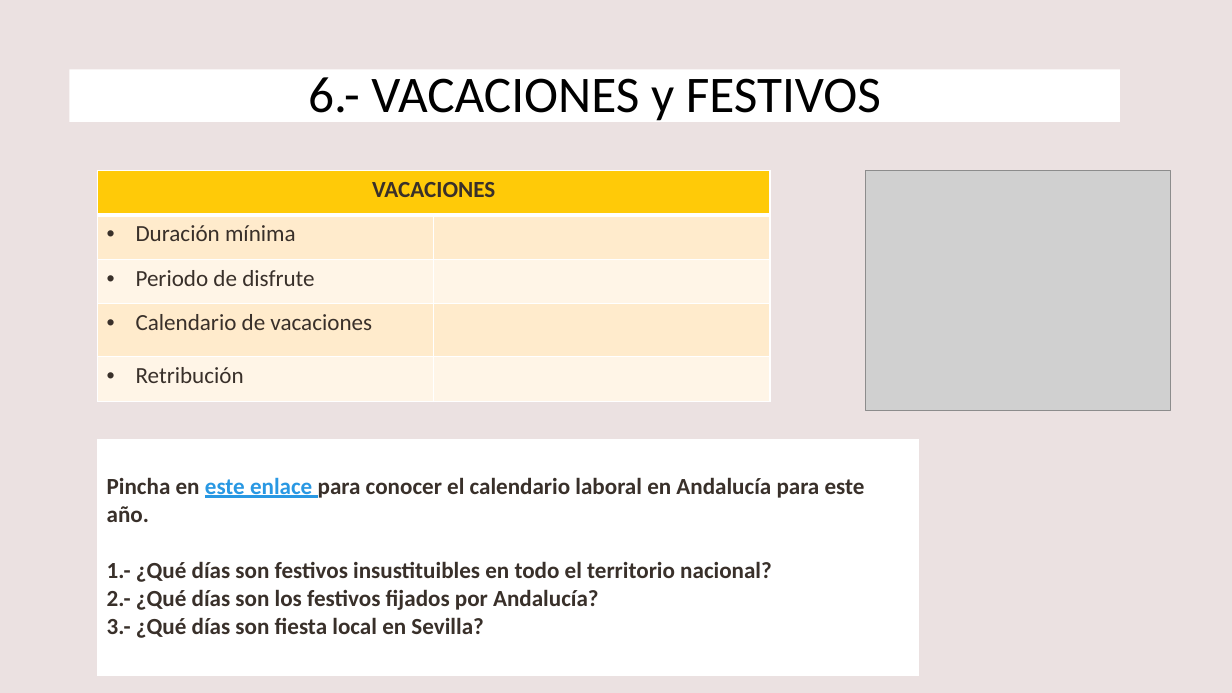
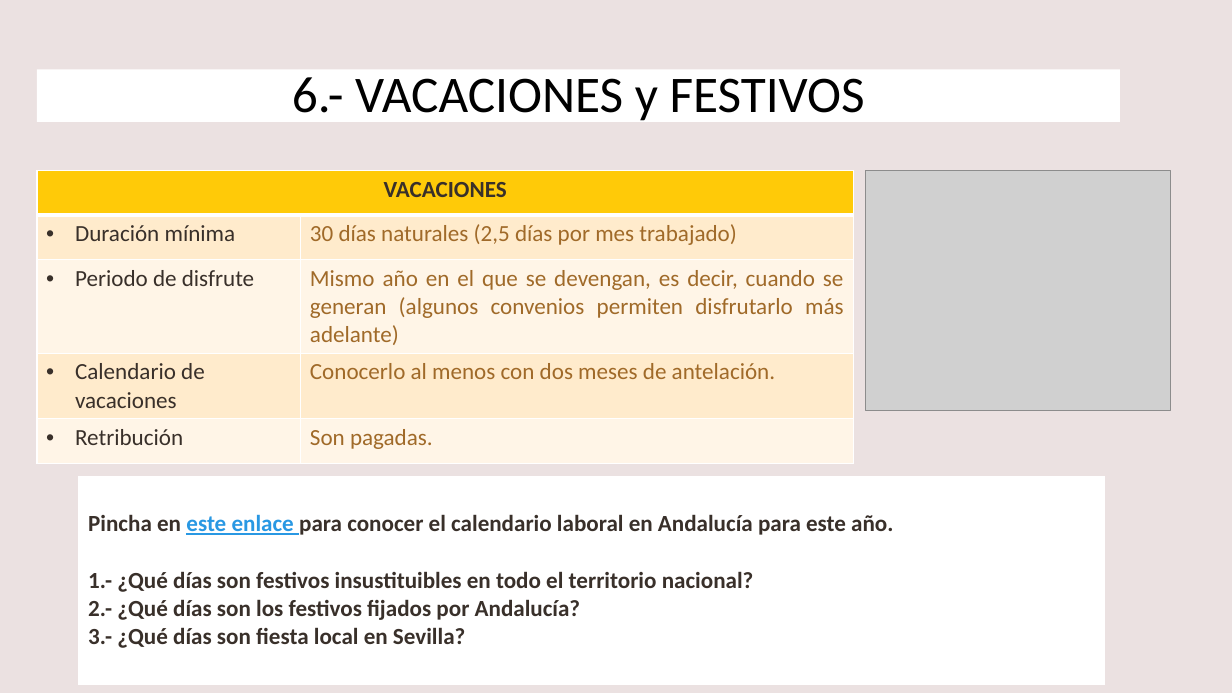
Before and after one commit to DiMaPaGa/daw1, a slide deck: slide 9 of PROGRAMACION/FOL/TEMA 3 FOL 2023 2024.pptx. Drawn at 1232x693 pixels with LibreOffice and Linux fonts; fonts in the diff are those of the drawing; grey boxes stand for pictures. Boxes give left, top, right and bottom in pixels: in the first picture for what was removed or moved away, otherwise in the second. Text is boxed around its words. In the diff, an @@ line names an element or a change of style, - is before the commit and + after.

```diff
--- a/PROGRAMACION/FOL/TEMA 3 FOL 2023 2024.pptx
+++ b/PROGRAMACION/FOL/TEMA 3 FOL 2023 2024.pptx
@@ title "6.- VACACIONES y FESTIVOS" resized from (x1=69, y1=69, x2=1120, y2=122) to (x1=37, y1=69, x2=1120, y2=122) @@
@@ table at (x1=37, y1=171, x2=853, y2=461) @@
-row 2, column 2: 
+row 2, column 2: 30 días naturales (2,5 días por mes trabajado)
-row 3, column 2: 
+row 3, column 2: Mismo año en el que se devengan, es decir, cuando se generan (algunos convenios permiten disfrutarlo más adelante)
-row 4, column 2: 
+row 4, column 2: Conocerlo al menos con dos meses de antelación.
-row 5, column 2: 
+row 5, column 2: Son pagadas.
@@ table resized from (x1=97, y1=171, x2=770, y2=402) to (x1=37, y1=171, x2=853, y2=461) @@
@@ table resized from (x1=97, y1=439, x2=919, y2=670) to (x1=79, y1=477, x2=1104, y2=680) @@
```
Also in this commit, not shown: 2 other slides changed, 1 other file.
